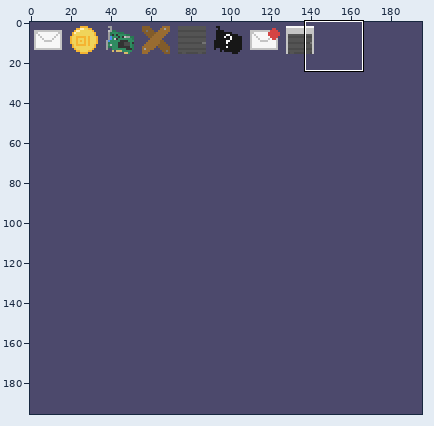
File history of a pixel-art file, BitMiner/Assets/Art/Aseprite/icons.aseprite. The picture above shows the old version from afar; the outline marks the close-up.
Close-up. First the earlier version:
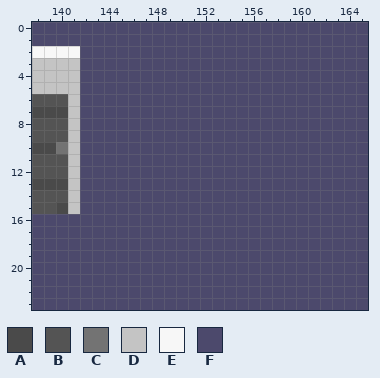
196x196 pixels, 1 frame. Colours within 5 levels of each other are drawn and written as one. Shown: x 138..165, y 0..23.
Visible layers, top first: "icons", "background".
Palette (. is transparent): A #4a4a4a  B #545454  C #737373  D #c4c4c4  E #f7f7f7  F #4c496c
Pixels before, first column x 138:
 0 FFFFFFFFFFFFFFFFFFFFFFFFFFFF
 1 FFFFFFFFFFFFFFFFFFFFFFFFFFFF
 2 EEEEFFFFFFFFFFFFFFFFFFFFFFFF
 3 DDDDFFFFFFFFFFFFFFFFFFFFFFFF
 4 DDDDFFFFFFFFFFFFFFFFFFFFFFFF
 5 DDDDFFFFFFFFFFFFFFFFFFFFFFFF
 6 BBBDFFFFFFFFFFFFFFFFFFFFFFFF
 7 AAADFFFFFFFFFFFFFFFFFFFFFFFF
 8 BBBDFFFFFFFFFFFFFFFFFFFFFFFF
 9 BBBDFFFFFFFFFFFFFFFFFFFFFFFF
10 AACDFFFFFFFFFFFFFFFFFFFFFFFF
11 BBBDFFFFFFFFFFFFFFFFFFFFFFFF
12 BBBDFFFFFFFFFFFFFFFFFFFFFFFF
13 AAADFFFFFFFFFFFFFFFFFFFFFFFF
14 BBBDFFFFFFFFFFFFFFFFFFFFFFFF
15 BBADFFFFFFFFFFFFFFFFFFFFFFFF
16 FFFFFFFFFFFFFFFFFFFFFFFFFFFF
17 FFFFFFFFFFFFFFFFFFFFFFFFFFFF
18 FFFFFFFFFFFFFFFFFFFFFFFFFFFF
19 FFFFFFFFFFFFFFFFFFFFFFFFFFFF
20 FFFFFFFFFFFFFFFFFFFFFFFFFFFF
21 FFFFFFFFFFFFFFFFFFFFFFFFFFFF
22 FFFFFFFFFFFFFFFFFFFFFFFFFFFF
23 FFFFFFFFFFFFFFFFFFFFFFFFFFFF
After:
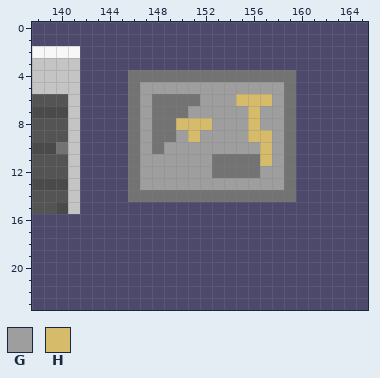
Colours new in this view: G #9e9e9e  H #d6bb6b
The commit says: bolt510 box icon/item
The exact change:
{"where": "layer \"icons\""}
{"y":4,"x":146,"old":"FFFFFFFFFFFFFF","new":"CCCCCCCCCCCCCC"}
{"y":5,"x":146,"old":"FFFFFFFFFFFFFF","new":"CGGGGGGGGGGGGC"}
{"y":6,"x":146,"old":"FFFFFFFFFFFFFF","new":"CGCCCCGGGHHHGC"}
{"y":7,"x":146,"old":"FFFFFFFFFFFFFF","new":"CGCCCGGGGGHGGC"}
{"y":8,"x":146,"old":"FFFFFFFFFFFFFF","new":"CGCCHHHGGGHGGC"}
{"y":9,"x":146,"old":"FFFFFFFFFFFFFF","new":"CGCCGHGGGGHHGC"}
{"y":10,"x":146,"old":"FFFFFFFFFFFFFF","new":"CGCGGGGGGGGHGC"}
{"y":11,"x":146,"old":"FFFFFFFFFFFFFF","new":"CGGGGGGCCCCHGC"}
{"y":12,"x":146,"old":"FFFFFFFFFFFFFF","new":"CGGGGGGCCCCGGC"}
{"y":13,"x":146,"old":"FFFFFFFFFFFFFF","new":"CGGGGGGGGGGGGC"}
{"y":14,"x":146,"old":"FFFFFFFFFFFFFF","new":"CCCCCCCCCCCCCC"}
{"label":"changed","picture_box":[128,70,296,202]}
